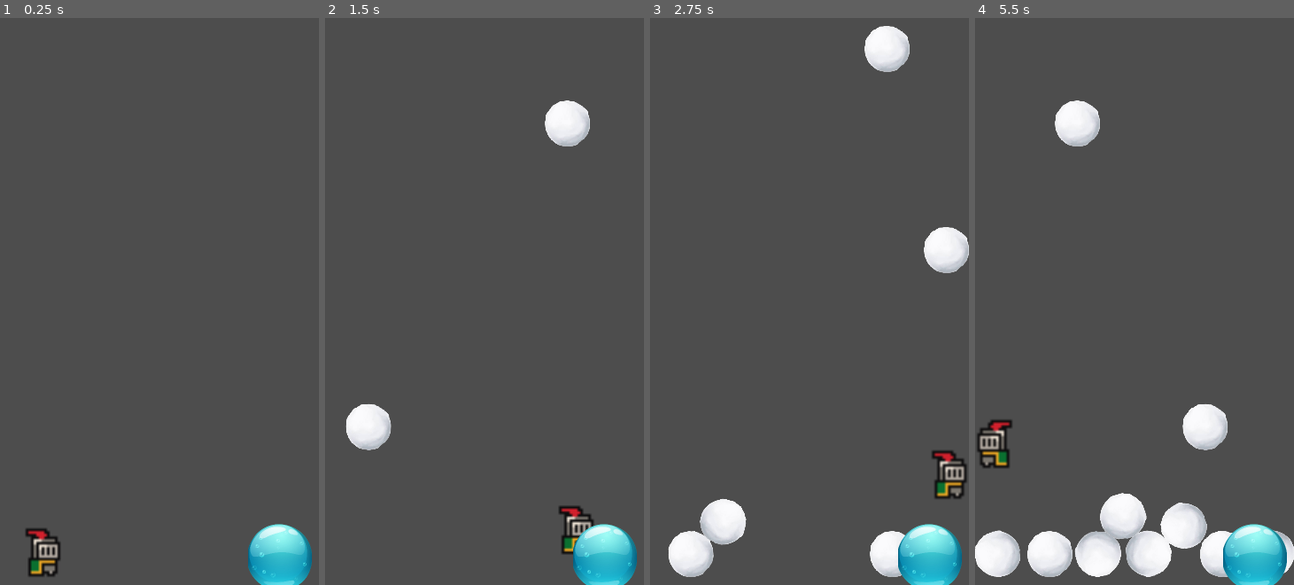
Above: before the commit, frames 1-4 (left to right).
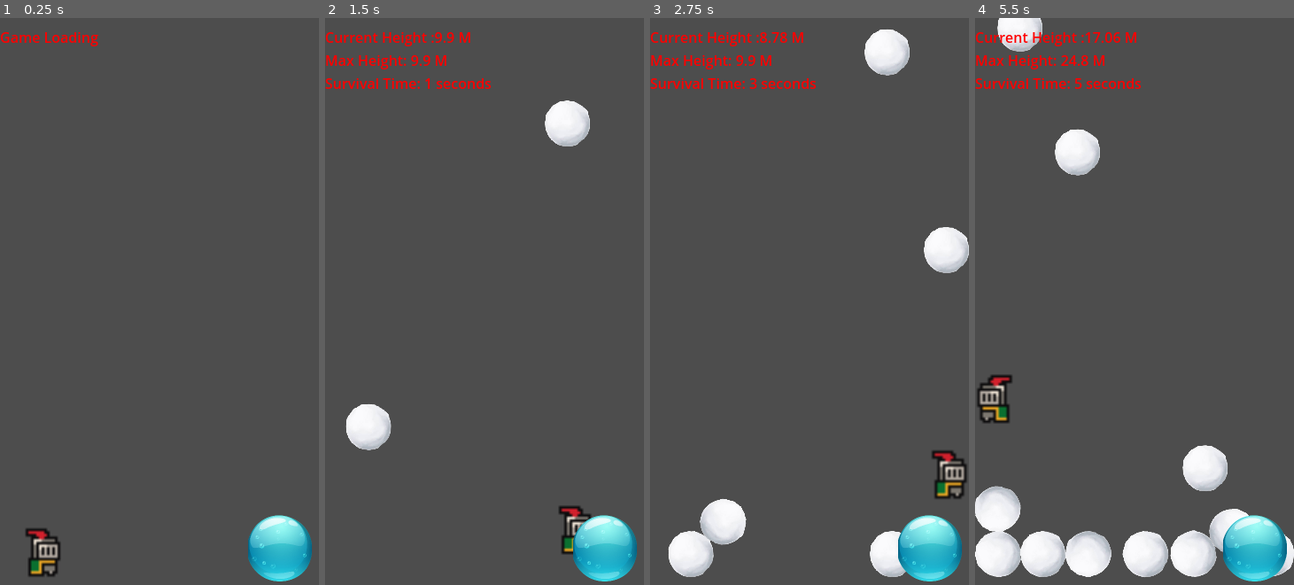
Above: after the commit, the same moments.

Repository: KushalRana/shirokuro
Game: Godot game, scene res://scenes/game.tscn
Same seed, same stepped clock (60 frames per second), same inputs: the game is played once before the commit and once after it.
Inputs (mouse positions are in pixels of both pictures, inside the frame that each line leads up to):
- Up to frame 1 (0.25 s): no input
- Up to frame 2 (1.5 s): move the mouse to (554, 273) at 0.52 s; hold Right (Move_Right) 0.53-1.25 s; hold Space (Jump) 0.53-1.25 s; click (554, 273) at 0.67 s; drag from (420, 329) to (468, 414) at 1.27 s
- Up to frame 3 (2.75 s): move the mouse to (841, 176) at 2.02 s; hold Right (Move_Right) from 2.03 s (still down); hold Space (Jump) from 2.03 s (still down)
- Up to frame 4 (5.5 s): release Right (Move_Right) at 2.75 s; release Space (Jump) at 2.75 s; drag from (1118, 414) to (1038, 216) at 2.77 s; move the mouse to (1230, 386) at 3.52 s; hold Left (Move_Left) 3.53-4.25 s; hold Space (Jump) 3.53-4.25 s; drag from (1038, 216) to (1086, 159) at 4.27 s; move the mouse to (1150, 301) at 5.02 s; hold Left (Move_Left) from 5.03 s (still down); hold Space (Jump) from 5.03 s (still down); click (1150, 301) at 5.17 s

The runs differ from the first frame. In frame 1, 1.6% of the frame differs, in the area x 0-98%, y 2-100%; in frame 2, 2.5%; in frame 3, 2.7%; in frame 4, 13%, in the area x 0-100%, y 0-100%.

Commit message:
Scrolling, scores and gameover
Improved scrolling
Added Score
Added gameover condition.
Either snowball stack to the top of screen or bury player up to 1/3 the screen height

Diff:
--- a/Kuro_Snowball/scenes/game.tscn
+++ b/Kuro_Snowball/scenes/game.tscn
@@ -16,6 +16,9 @@
 
 [sub_resource type="CircleShape2D" id="CircleShape2D_u5sy4"]
 radius = 70.0
+
+[sub_resource type="LabelSettings" id="LabelSettings_iywne"]
+font_color = Color(1, 0, 0, 1)
 
 [node name="Game" type="Node2D"]
 script = ExtResource("1_lnu2h")
@@ -38,4 +41,14 @@
 
 [node name="Camera2D" type="Camera2D" parent="."]
 
+[node name="Info" type="Label" parent="."]
+top_level = true
+offset_right = 40.0
+offset_bottom = 23.0
+label_settings = SubResource("LabelSettings_iywne")
+
+[node name="Update_Timer" type="Timer" parent="."]
+wait_time = 0.5
+
 [connection signal="timeout" from="Snowball_Timer" to="." method="_on_snowball_timer_timeout"]
+[connection signal="timeout" from="Update_Timer" to="." method="_on_update_timer_timeout"]
--- a/Kuro_Snowball/scripts/game.gd
+++ b/Kuro_Snowball/scripts/game.gd
@@ -13,8 +13,19 @@
 var dir
 
 var camera_y_start
-var camera_y_displaced
 var camera_shift_interval
+var char_init_offset
+
+#scoring
+var cur_height
+var max_height
+var survival_time
+
+var snowball_base_spd #every 0.5 seconds 1 ball
+var snowball_spd_incr #each increment of difficulty minus 0.01 second
+var diff_incr_interval
+
+var game_over
 
 #Generate snowball
 @export var snowball: PackedScene
@@ -43,15 +54,30 @@
 	base_pos = Vector2(0,0)
 	dir=0
 
+	cur_height=0.0
+	max_height=0.0
+	survival_time=0.0
+
 	#Start camera abit lower so ground can be seen
-	camera_y_start = srn.y-20.0
-	#camera_y_displaced = 0.0
-	camera_shift_interval = 100
-	#self.position=Vector2(0.0,camera_y_start)
+	camera_y_start = srn.y-20.0 #The top left of camera
+	camera_shift_interval = 20 #smaller = smoother scrolling
 	$Camera2D.position=Vector2(srn.x/2,-camera_y_start/2)
-
-	#$JumpButton.position=Vector2(srn.x-10-$JumpButton.shape.radius,srn.y-10-$JumpButton.shape.radius)
-	$JumpButton.position=Vector2(srn.x-10-$JumpButton.shape.radius,srn.y-10-camera_y_start-$JumpButton.shape.radius)
+	char_init_offset=-1 #uninitialized
+
+	#screen has shifted to slightly below ground so placing button on ground level is sufficient
+	#then move up with each offset
+	$JumpButton.position=Vector2(srn.x-10-$JumpButton.shape.radius,$Camera2D.offset.y-$JumpButton.shape.radius)
+	$Info.position=Vector2(0.0,-camera_y_start)
+	$Info.text="Game Loading"
+
+
+	#Update timer which refresh display info
+	$Update_Timer.start()
+
+	snowball_base_spd=0.5 #every 0.5 seconds 1 ball
+	snowball_spd_incr=0.01 #each increment of difficulty minus 0.01 second
+	diff_incr_interval=3
+	game_over=false
 
 func _process(delta):
 	#keyboard handle
@@ -79,18 +105,23 @@
 	cap_spd()
 
 	#Screen movement
-	#if $Player/RigidBody2D.global_position.y < ($Camera2D.offset.y-camera_shift_interval*2):
-	#if $Player/RigidBody2D.position.y < (-camera_shift_interval*2):
-	if $Player/RigidBody2D.position.y < ($Camera2D.offset.y-camera_shift_interval*3   ):
-		#$Camera2D.position=Vector2(srn.x/2,-$Camera2D.position.y-200)
-		$Camera2D.offset=Vector2(0.0,$Camera2D.offset.y-camera_shift_interval/2)
-		$JumpButton.position=Vector2(srn.x-10-$JumpButton.shape.radius,srn.y-10-camera_y_start-$JumpButton.shape.radius+$Camera2D.offset.y)
+	if ($Player/RigidBody2D.position.y-char_init_offset) < ($Camera2D.offset.y-camera_shift_interval*14):
+		$Camera2D.offset=Vector2(0.0,$Camera2D.offset.y-camera_shift_interval/4)
+		$JumpButton.position=Vector2(srn.x-10-$JumpButton.shape.radius,$Camera2D.offset.y-$JumpButton.shape.radius)
+		$Info.position=Vector2(0.0,-camera_y_start+$Camera2D.offset.y)
+
+	check_gameOver()
+
 
 func _on_snowball_timer_timeout() -> void:
 	var dup=snowball.instantiate()
 	#dup.position=Vector2(randf_range(0,srn.x-200),0)
 	dup.position=Vector2(randf_range(0,srn.x),-camera_y_start+$Camera2D.offset.y)
+	##Add speed to prevent detection of gameover
+	dup.find_child("RigidBody2D").linear_velocity=Vector2(0.0,0.01)
 	add_child(dup)
+
+	dup.add_to_group("new_snowballs")
 
 #Handling joystick
 func _input(event):
@@ -140,3 +171,47 @@
 		$Player/RigidBody2D.linear_velocity=Vector2(-max_spd,$Player/RigidBody2D.linear_velocity.y)
 	if $Player/RigidBody2D.linear_velocity.y<-max_spd:
 		$Player/RigidBody2D.linear_velocity=Vector2($Player/RigidBody2D.linear_velocity.x,-max_spd)
+
+
+func _on_update_timer_timeout() -> void:
+	#Initialize distance
+	if char_init_offset==-1:
+		char_init_offset=$Player/RigidBody2D.position.y
+
+	if game_over == true:
+		$Info.text+="\nGame Over"
+		$Snowball_Timer.stop()
+		$Update_Timer.stop()
+
+	else:
+		#Display update
+		cur_height=snapped((char_init_offset-$Player/RigidBody2D.position.y)/10,0.01)
+		max_height=max(max_height,cur_height)
+		survival_time+=$Update_Timer.wait_time
+
+		$Info.text="Current Height :" + str(cur_height) + " M\n"
+		$Info.text+="Max Height: " + str(max_height) + " M\n"
+		$Info.text+="Survival Time: " + str(snapped(survival_time,1)) + " seconds"
+
+		#Difficulty up every 10 seconds
+		#but cap at 0.01 sec interval
+		if $Snowball_Timer.wait_time>0.01:
+			var spd=snowball_base_spd-snowball_spd_incr*snapped(survival_time/diff_incr_interval,1)
+			spd=max(0.01,spd) #cannot go below 0.01
+			$Snowball_Timer.wait_time=spd
+
+func check_gameOver():
+	var camera=$Camera2D.global_position+$Camera2D.offset
+	var srn_top_y=camera.y-srn.y/2 + 50
+	#if covered by snowballs up to depth of 1/3 the screen, assumed stuck
+	var player_buried_y = $Player/RigidBody2D.global_position.y-srn.y/3
+
+	var snowballs = get_tree().get_nodes_in_group("new_snowballs")
+	for snball in snowballs:
+		if game_over == false && snball.find_child("RigidBody2D").linear_velocity.y < 0.0:
+			if snball.find_child("RigidBody2D").global_position.y < player_buried_y:
+				game_over=true
+			if snball.find_child("RigidBody2D").global_position.y < srn_top_y:
+				game_over=true
+			#snowballs that are stopped or bounced do not need to be checked anymore
+			snball.remove_from_group("new_snowballs")
Not shown: 1 places in Kuro_Snowball/scenes/game.tscn that only renumber resources
